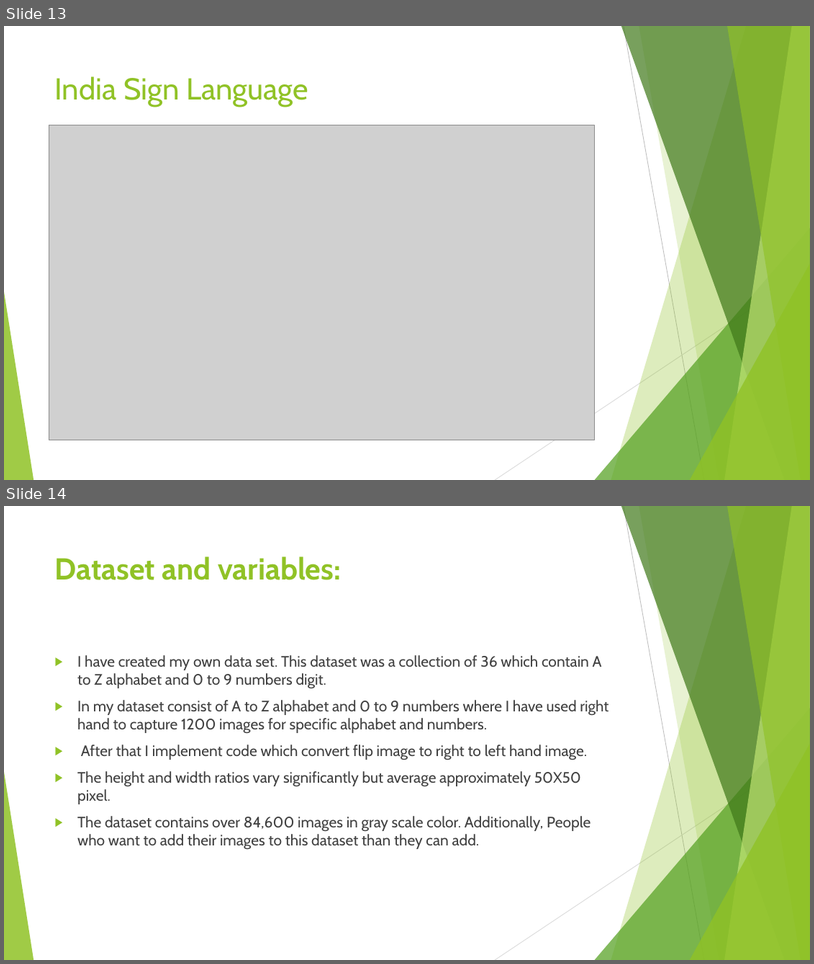
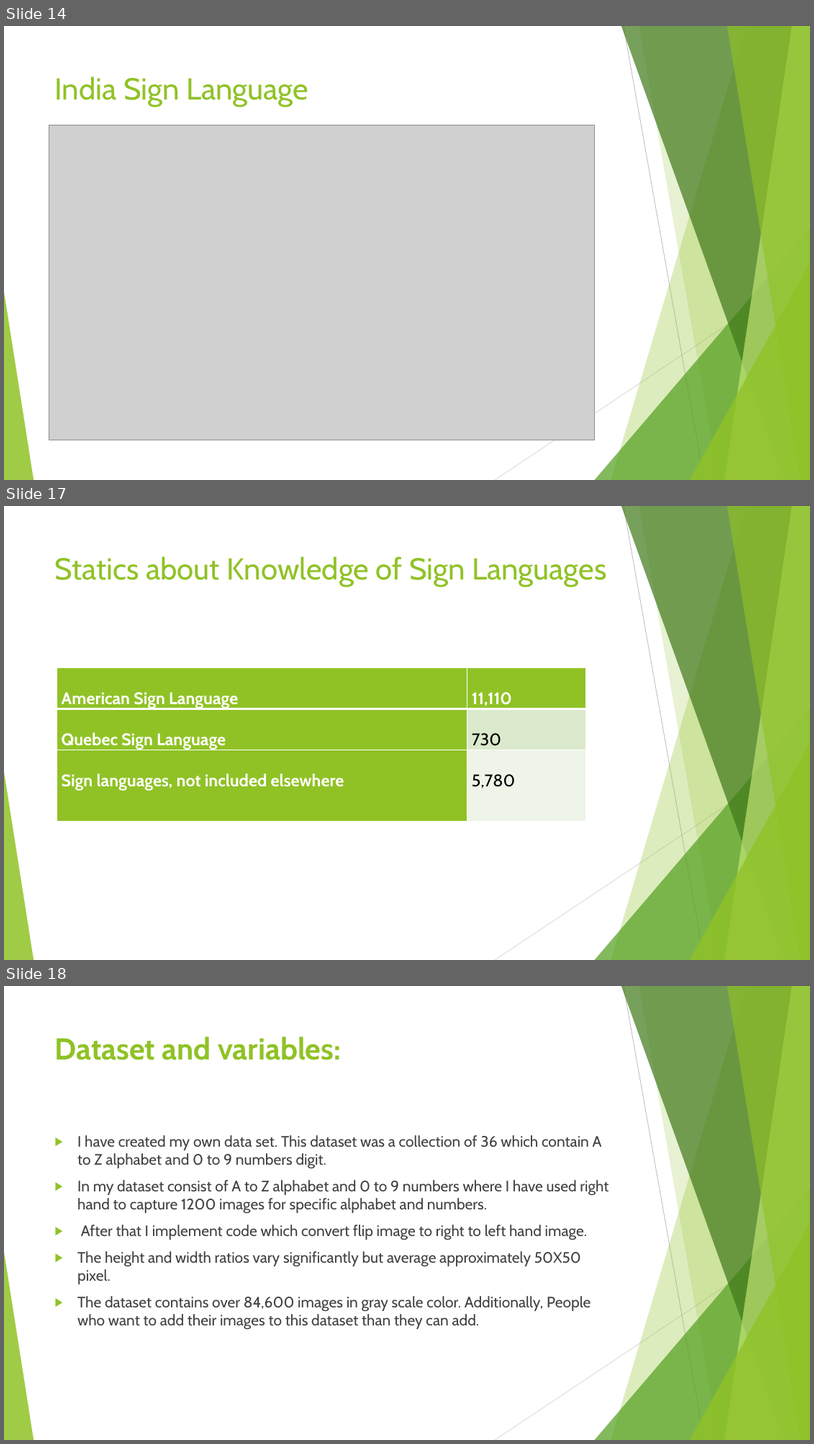
Before and after one commit to sandipgoswami/Mythesis, a slide deck: Sign language/Final/Thesis PPT 0362577-2.pptx. Shown one above the other, each under a label of ours: slides 13 and 14 before the commit, slides 14, 17 and 18 after it; the slides between them are not shown. The pictures are 814x964 and 814x1444 pixels, drawn with LibreOffice and Linux fonts; fonts in the diff are those of the drawing; grey boxes stand for pictures. Boxes give left, top, right and bottom in pixels: in the first picture for what was removed or moved away, otherwise in the second. Text is boxed around its words. In the diff, an @@ line names an element or a change of style, - is before the commit and + after.

```diff
--- a/Sign language/Final/Thesis PPT 0362577-2.pptx
+++ b/Sign language/Final/Thesis PPT 0362577-2.pptx
@@ slide 17 added at [4,506,810,960], background #FFFFFF; not listed: 10 template elements that a slide beside it also shows @@
@@ title added at [55,556,607,587], 36 pt, text #90C226 @@
+Statics about Knowledge of Sign Languages
@@ table added at [57,667,586,808], 3 rows, 2 columns @@
+American Sign Language | 11,110
+Quebec Sign Language | 730
+Sign languages, not included elsewhere | 5,780
@@ what was slide 13 is now slide 14 @@
@@ what was slide 14 is now slide 18 @@
```
Also in this commit, not shown: 3 slides changed, 3 other slides added, 3 other files.
